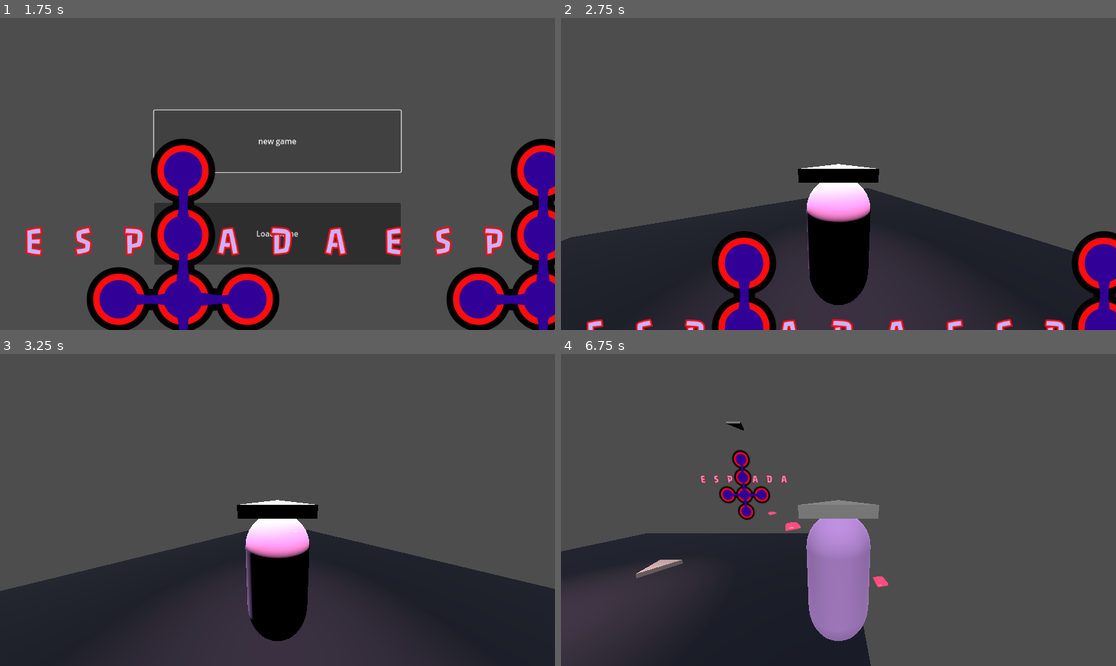
Above: before the commit, frames 1-4 (two rows, left to right).
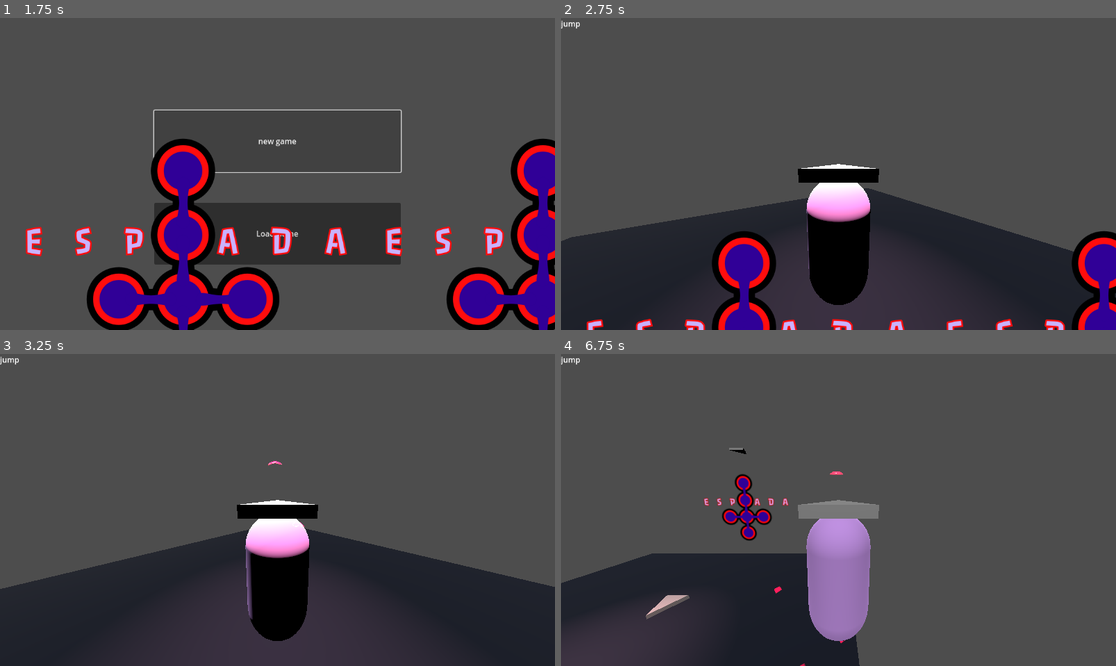
Above: after the commit, the same moments.

Repository: LidesSam/Espada
Game: Godot game, scene res://scenes/mainmenu.tscn
The game is run twice, just before and just after one commit, with the same random seed, the same clock (stepped at 60 frames per second) and the same inputs. Sound files missing from this copy of the repository are replaced by a short silence.
Inputs:
- Up to frame 1 (1.75 s): click "new game" at 0.5 s; click "new game" at 1.25 s
- Up to frame 2 (2.75 s): hold Right (ui_right) from 2.03 s (still down)
- Up to frame 3 (3.25 s): release Right (ui_right) at 2.78 s; hold Z (ui_back, bound only after the commit) from 2.78 s (still down)
- Up to frame 4 (6.75 s): tap Enter at 3.5 s; release Z (ui_back, bound only after the commit) at 3.53 s; hold Right (ui_right) 3.53-4.28 s; hold Up (ui_up) 4.28-5.03 s; hold Left (ui_left) 5.03-6.53 s; hold Z (ui_back, bound only after the commit) from 6.53 s (still down)

Frame 1 is identical in both runs. In frame 2, less than 0.1% of the frame differs, in the area x 0-4%, y 0-4%; in frame 3, 0.5%; in frame 4, 7.0%, in the area x 0-59%, y 0-100%.

Commit message:
new freature: basic states and jump

Diff:
--- a/project.godot
+++ b/project.godot
@@ -30,6 +30,19 @@
 trigger=""
 player=""
 
+[input]
+
+ui_back={
+"deadzone": 0.2,
+"events": [Object(InputEventKey,"resource_local_to_scene":false,"resource_name":"","device":-1,"window_id":0,"alt_pressed":false,"shift_pressed":false,"ctrl_pressed":false,"meta_pressed":false,"pressed":false,"keycode":0,"physical_keycode":90,"key_label":0,"unicode":122,"location":0,"echo":false,"script":null)
+]
+}
+ui_action={
+"deadzone": 0.2,
+"events": [Object(InputEventKey,"resource_local_to_scene":false,"resource_name":"","device":-1,"window_id":0,"alt_pressed":false,"shift_pressed":false,"ctrl_pressed":false,"meta_pressed":false,"pressed":false,"keycode":0,"physical_keycode":88,"key_label":0,"unicode":120,"location":0,"echo":false,"script":null)
+]
+}
+
 [rendering]
 
 renderer/rendering_method="gl_compatibility"
--- a/scenes/Elements/Illusia.tscn
+++ b/scenes/Elements/Illusia.tscn
@@ -1,7 +1,9 @@
-[gd_scene load_steps=9 format=3 uid="uid://cygaoueysys4i"]
+[gd_scene load_steps=11 format=3 uid="uid://cygaoueysys4i"]
 
 [ext_resource type="Script" uid="uid://bcul5evrtkm1f" path="res://scenes/Elements/player.gd" id="1_abje1"]
 [ext_resource type="Texture2D" uid="uid://cklyu332jpwn7" path="res://icon.svg" id="1_gmqtj"]
+[ext_resource type="Script" uid="uid://bkd7u3ab7fqp8" path="res://addons/fsmgear/source/Fsm.gd" id="2_5fcoq"]
+[ext_resource type="Script" uid="uid://brf2lfa11c3be" path="res://addons/fsmgear/source/FsmState.gd" id="3_rpwkx"]
 
 [sub_resource type="CapsuleShape3D" id="CapsuleShape3D_0nujh"]
 
@@ -29,6 +31,27 @@
 script = ExtResource("1_abje1")
 
 [node name="Fsm" type="Node" parent="."]
+script = ExtResource("2_5fcoq")
+
+[node name="idle" type="Node" parent="Fsm"]
+script = ExtResource("3_rpwkx")
+metadata/_custom_type_script = "uid://brf2lfa11c3be"
+
+[node name="slash" type="Node" parent="Fsm"]
+script = ExtResource("3_rpwkx")
+metadata/_custom_type_script = "uid://brf2lfa11c3be"
+
+[node name="dash" type="Node" parent="Fsm"]
+script = ExtResource("3_rpwkx")
+metadata/_custom_type_script = "uid://brf2lfa11c3be"
+
+[node name="fall" type="Node" parent="Fsm"]
+script = ExtResource("3_rpwkx")
+metadata/_custom_type_script = "uid://brf2lfa11c3be"
+
+[node name="jump" type="Node" parent="Fsm"]
+script = ExtResource("3_rpwkx")
+metadata/_custom_type_script = "uid://brf2lfa11c3be"
 
 [node name="CollisionShape3D" type="CollisionShape3D" parent="."]
 transform = Transform3D(1, 0, 0, 0, 1, 0, 0, 0, 1, 0, 1, 0)
@@ -68,3 +91,8 @@
 [node name="onFront" type="RayCast3D" parent="."]
 transform = Transform3D(1, 0, 0, 0, 1, 0, 0, 0, 1, 0, 1, 0)
 target_position = Vector3(0, 0, -1)
+
+[node name="Label" type="Label" parent="."]
+offset_right = 191.0
+offset_bottom = 23.0
+text = "pstatate"
--- a/scenes/Elements/NPC.tscn
+++ b/scenes/Elements/NPC.tscn
@@ -1,13 +1,12 @@
 [gd_scene load_steps=3 format=3 uid="uid://nftxccfpfli1"]
 
+[ext_resource type="PackedScene" uid="uid://d0jgwgtqurijv" path="res://assets/models/Note-riggedeyes.blend" id="1_d7do2"]
+
 [sub_resource type="CapsuleShape3D" id="CapsuleShape3D_0nujh"]
-
-[sub_resource type="CapsuleMesh" id="CapsuleMesh_d7do2"]
 
 [node name="Npc" type="RigidBody3D"]
 
 [node name="CollisionShape3D" type="CollisionShape3D" parent="."]
 shape = SubResource("CapsuleShape3D_0nujh")
 
-[node name="MeshInstance3D" type="MeshInstance3D" parent="."]
-mesh = SubResource("CapsuleMesh_d7do2")
+[node name="Note-riggedeyes" parent="." instance=ExtResource("1_d7do2")]
--- a/scenes/Elements/player.gd
+++ b/scenes/Elements/player.gd
@@ -3,11 +3,21 @@
 var speed: float = 10.0
 var gravity: float = 9.8 *50
 var move_velocity: Vector3 = Vector3.ZERO
+var jump_impulse: float = 200
 
 @onready var fsm=$Fsm
 
+func _ready() -> void:
+	fsm.autoload(self)
+	fsm.set_debug_on($Label)
+	fsm.addStateTransition("falling","idle",grounded)
+	fsm.addStateTransition("idle","jump",grounded)
+	fsm.addStateTransition("jump","falling",is_falling)
+
+	fsm.startState()
+
 func _physics_process(delta: float) -> void:
-
+	fsm.fsmUpdate(delta)
 	var dir = Vector3.ZERO
 
 	if Input.is_action_pressed("ui_up"):
@@ -26,12 +36,21 @@
 
 	move_velocity = dir * speed
 	velocity = move_velocity
-	if not grounded():
-		velocity.y -= gravity * delta
-	else:
+	# JUMP INPUT
+	if grounded():
+		if Input.is_action_just_pressed("ui_back"):
+			velocity.y = jump_impulse
 		if velocity.y < 0:
 			velocity.y = 0
+
+	else:
+		velocity.y -= gravity * delta
+
+
 	move_and_slide()
+
+func is_falling():
+	return velocity.y <0 and not grounded()
 
 func grounded():
 	var ray= $groundDetector
Not shown, added: assets/models/Note-riggedeyes.blend.import
Binary file added: assets/models/textures/eyes/eyecatcher.gif
Binary file added: assets/models/textures/eyes/eyecatcher.png
Not shown, added: assets/models/textures/eyes/eyecatcher.png.import
Binary file added: assets/models/textures/eyes/eyecatcher/eyectacher_0.png
Not shown, added: assets/models/textures/eyes/eyecatcher/eyectacher_0.png.import
Binary file added: assets/models/textures/eyes/eyecatcher/eyectacher_1.png
Not shown, added: assets/models/textures/eyes/eyecatcher/eyectacher_1.png.import
Binary file added: assets/models/textures/eyes/eyecatcher/eyectacher_2.png
Not shown, added: assets/models/textures/eyes/eyecatcher/eyectacher_2.png.import
Binary file added: assets/models/textures/eyes/eyecatcher/eyectacher_3.png
Not shown, added: assets/models/textures/eyes/eyecatcher/eyectacher_3.png.import
(and 13 more such lines)
